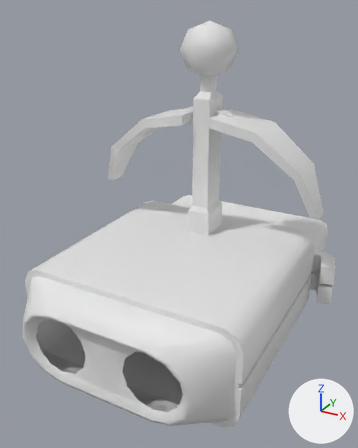
Renders of the glTF model assets/robot/meshes/head.gltf from each side of a commit.
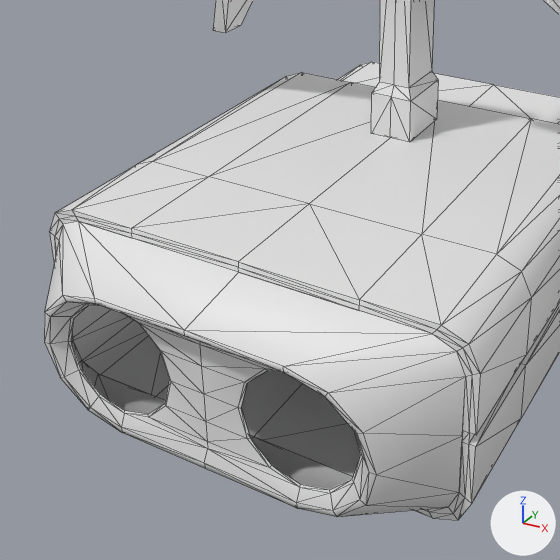
Each version appears first whole from a 50 mm camera at (0.367, -0.695, 1.89) aimed at (-0.013, -0.003, 1.544), and next in a close-up on the part from 0% to 79% of the width and 37% to 100% of the height. Every picture has the same lights, and +X, +Y and +Z are marked at lower right. The close-ups show mesh edges as thin lines.

The first close-up shows 'antenna', 'head', 'head_front', 'head_set_top'.
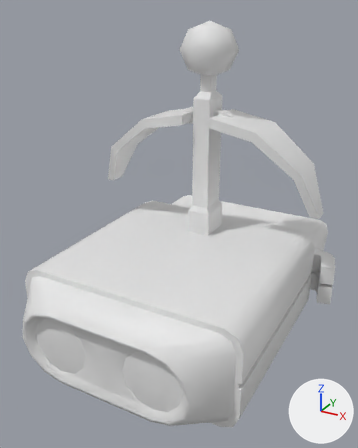
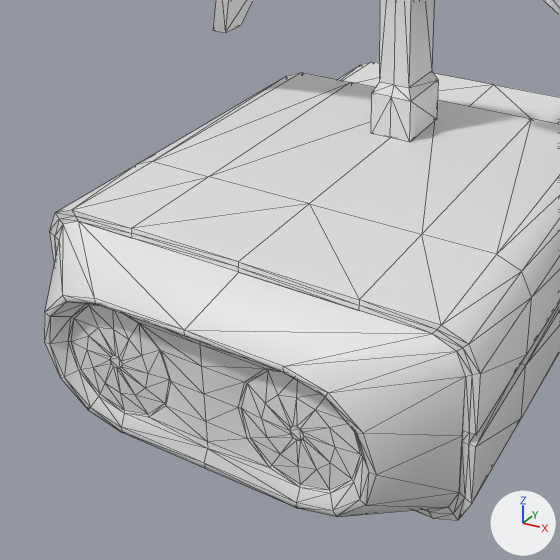
Commit message: Eyes added

Pixel boxes [x1, y1, x2, y2] of what changed, in the close-ups (560 x 560 px):
'eyes', added: after [71, 305, 361, 490]

The change, as a diff of the scene's bpy script:
```diff
--- a/assets/robot/meshes/head.gltf.py
+++ b/assets/robot/meshes/head.gltf.py
@@ me_plane_025 @@
+me_plane_025.from_pydata(...)  # 72 vertices, 116 faces; spans x -0.128..0.128, y -0.252..-0.249, z 1.377..1.473
@@ ob_eyes @@
+ob_eyes = bpy.data.objects.new('eyes', me_plane_025)
+ob_eyes.location = (0.0, 0.0, 0.0)
```
